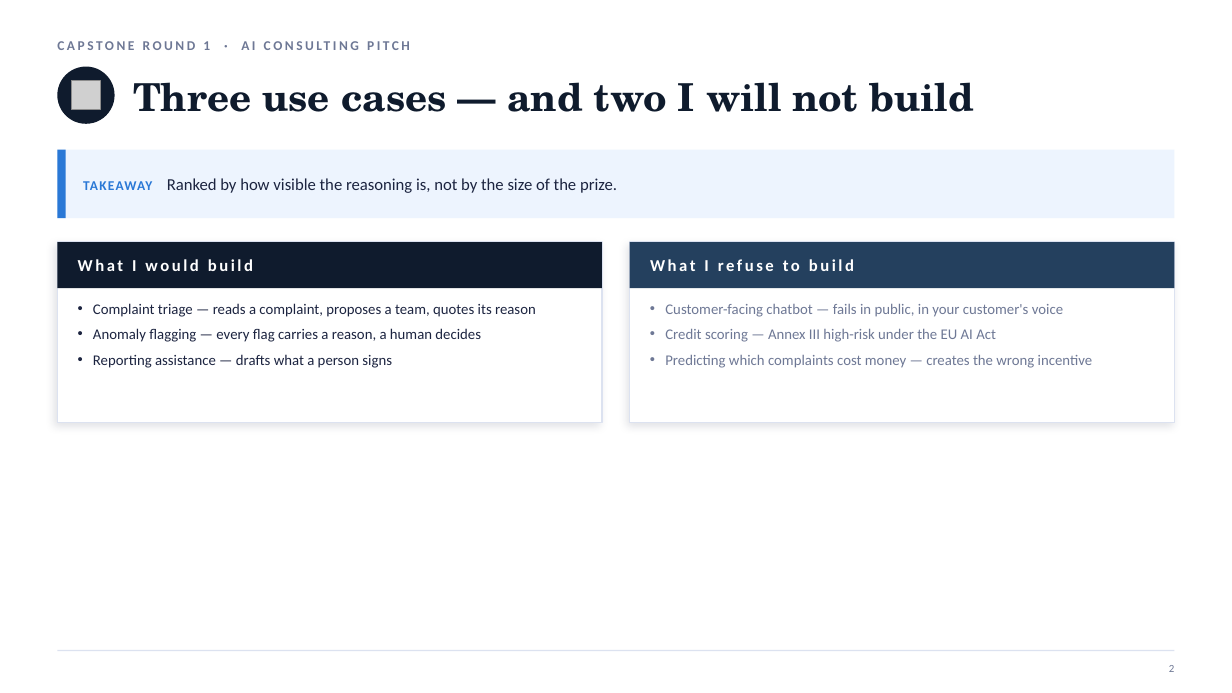
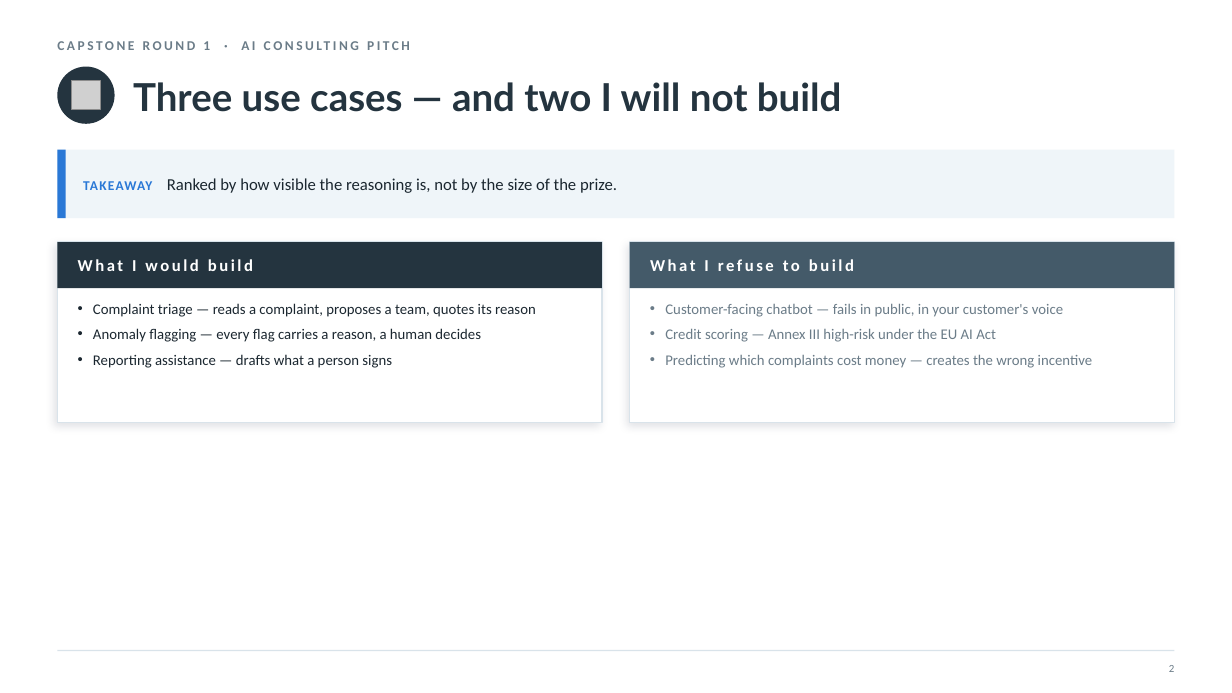
Before and after one commit to nyelugo/PROJECT-Capstone-AI-Consulting, a slide deck: slide 3 of presentation/round1_pitch.pptx. Drawn at 1232x693 pixels with LibreOffice and Linux fonts; fonts in the diff are those of the drawing; grey boxes stand for pictures. Boxes give left, top, right and bottom in pixels: in the first picture for what was removed or moved away, otherwise in the second. Text is boxed around its words. In the diff, an @@ line names an element or a change of style, - is before the commit and + after.

```diff
--- a/presentation/round1_pitch.pptx
+++ b/presentation/round1_pitch.pptx
@@ text "CAPSTONE ROUND 1 · AI ..." at box(57, 41, 973, 339): text colour #6E7895 to #6B7C88 @@
@@ ellipse at box(57, 67, 115, 124): fill #0F1B2D to #24343F @@
@@ text "Three use cases — and ..." at box(133, 82, 842, 112): font TeX Gyre Schola to Lato, text colour #0F1B2D to #24343F @@
@@ rectangle at box(57, 150, 1175, 218): fill #EDF4FE to #EFF5F9 @@
@@ text "TAKEAWAY Ranked by how visible ..." at box(83, 178, 617, 193): text colour #1C2440 to #1B2730 in "Ranked by how visible the reasoning is, ..." @@
@@ rectangle at box(57, 242, 602, 288): fill #0F1B2D to #24343F @@
@@ rectangle at box(57, 242, 602, 422): outline #DCE2F0 1 pt to #D9E3EA 1 pt @@
@@ rectangle at box(630, 242, 1175, 422): outline #DCE2F0 1 pt to #D9E3EA 1 pt @@
@@ rectangle at box(630, 242, 1175, 288): fill #24405E to #445A69 @@
@@ text "Complaint triage — reads a ..." at box(93, 303, 536, 368): text colour #1C2440 to #1B2730 @@
```
Also in this commit, not shown: 13 other slides changed, 2 other files.
